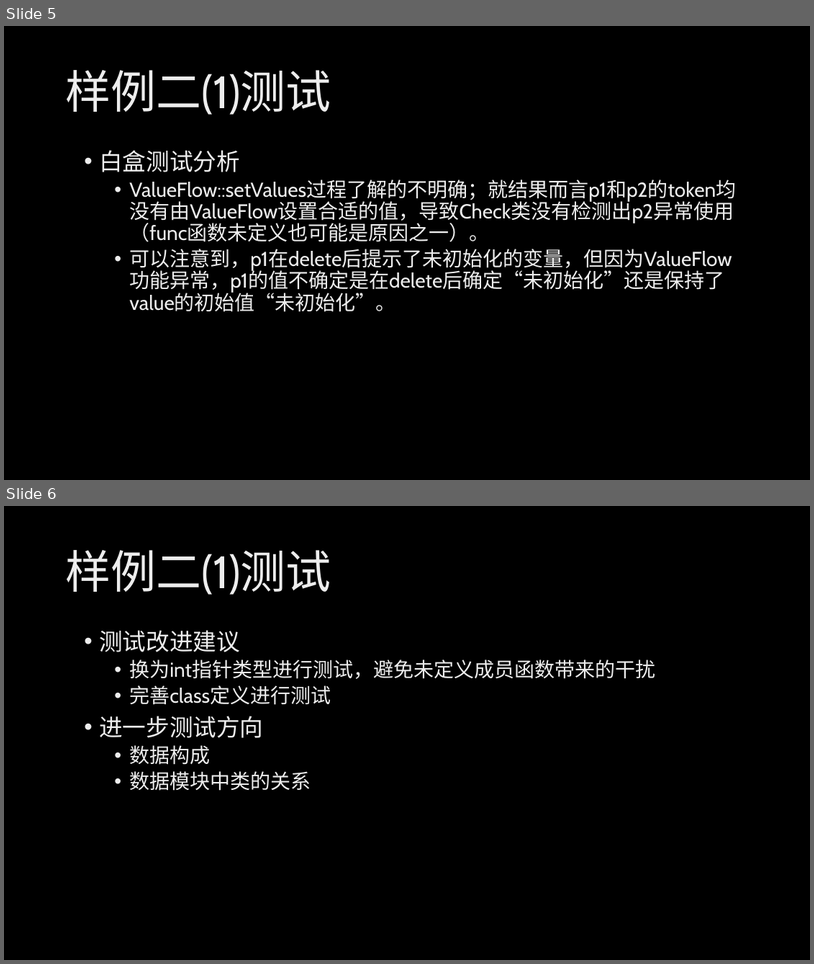
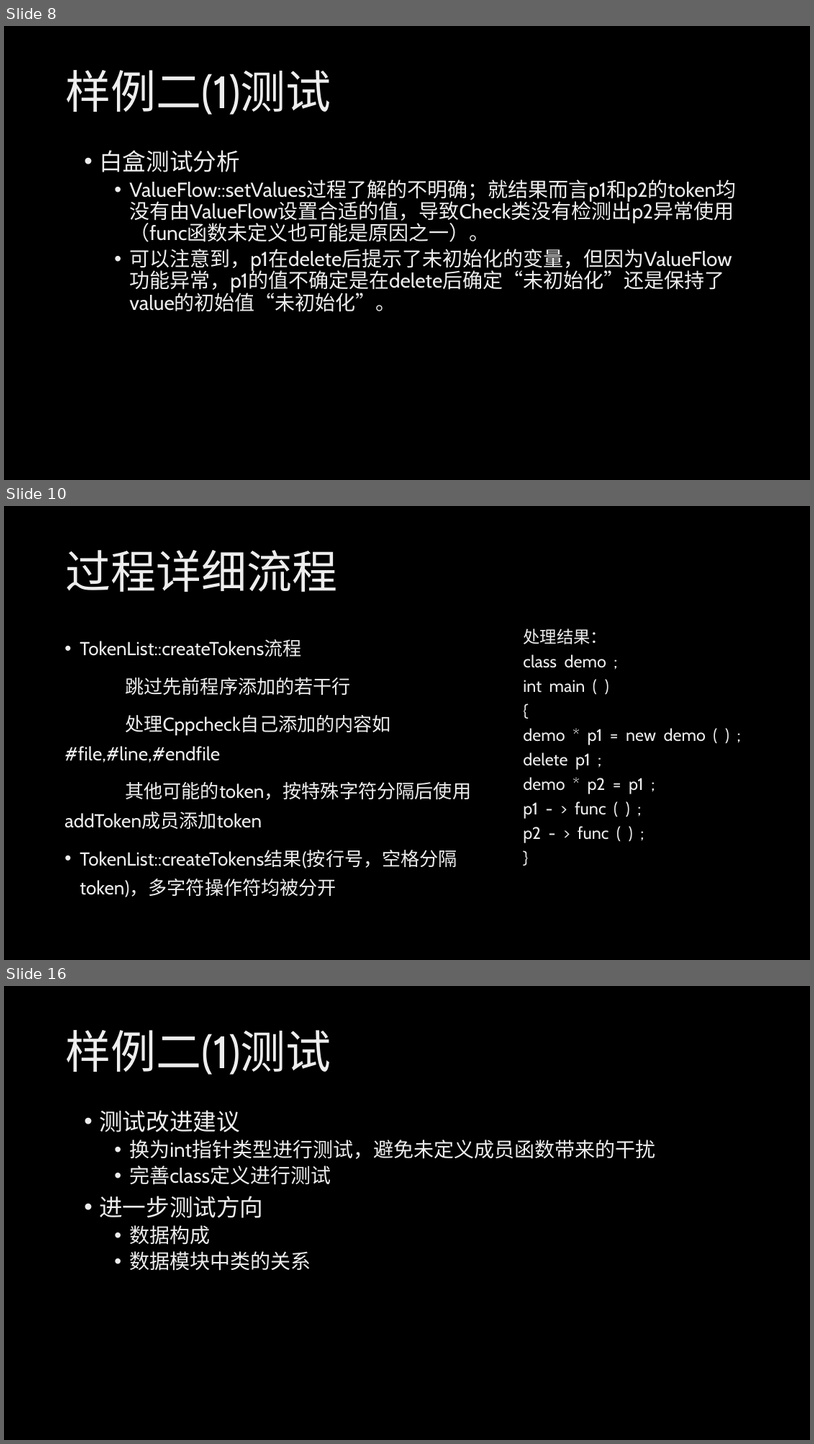
Before and after one commit to HSCppcheck/Cppcheck, a slide deck: 汇报/第四、五周工作汇报.pptx. Shown one above the other, each under a label of ours: slides 5 and 6 before the commit, slides 8, 10 and 16 after it; the slides between them are not shown. The pictures are 814x964 and 814x1444 pixels, drawn with LibreOffice and Linux fonts; fonts in the diff are those of the drawing; background and template pictures are left out. Boxes give left, top, right and bottom in pixels: in the first picture for what was removed or moved away, otherwise in the second. Text is boxed around its words. In the diff, an @@ line names an element or a change of style, - is before the commit and + after.

```diff
--- a/汇报/第四、五周工作汇报.pptx
+++ b/汇报/第四、五周工作汇报.pptx
@@ slide 10 added at box(4, 506, 810, 960), background picture (left out) @@
@@ title added at box(65, 550, 337, 592), 54 pt, text gradient #BFBFBF to #EDEDED to #FFFFFF @@
+过程详细流程
@@ text added at box(523, 628, 706, 843), 20 pt, text gradient #BFBFBF to #EDEDED to #FFFFFF @@
+处理结果：
+class demo ;
+int main ( )
+{
+demo * p1 = new demo ( ) ;
+delete p1 ;
+demo * p2 = p1 ;
+p1 - > func ( ) ;
+p2 - > func ( ) ;
+}
@@ text added at box(64, 640, 471, 897), 22.4 pt, text gradient #BFBFBF to #EDEDED to #FFFFFF @@
+• TokenList::createTokens流程
+跳过先前程序添加的若干行
+处理Cppcheck自己添加的内容如#file,#line,#endfile
+其他可能的token，按特殊字符分隔后使用addToken成员添加token
+• TokenList::createTokens结果(按行号，空格分隔token)，多字符操作符均被分开
@@ what was slide 5 is now slide 8 @@
@@ what was slide 6 is now slide 16 @@
```
Also in this commit, not shown: 9 other slides added.
